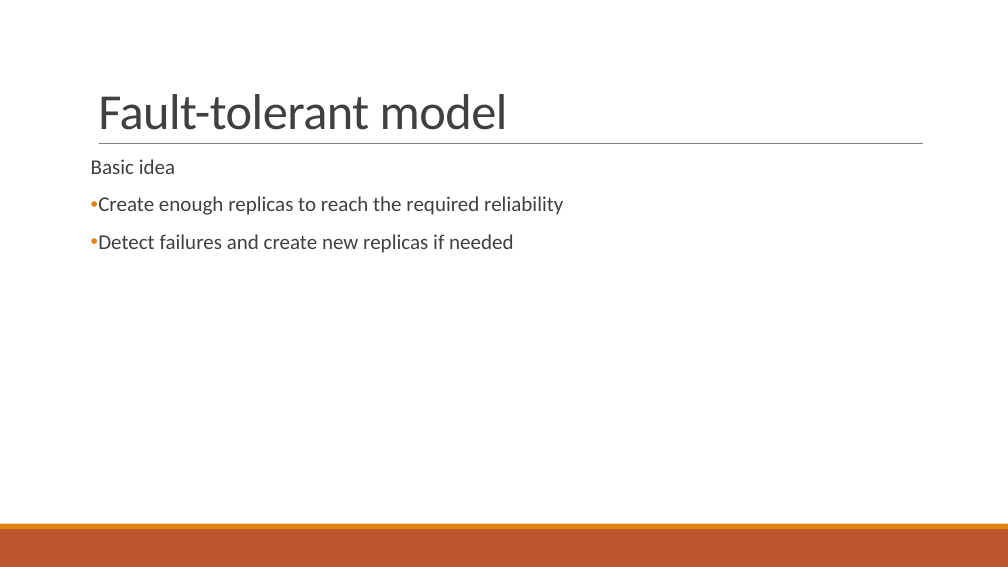
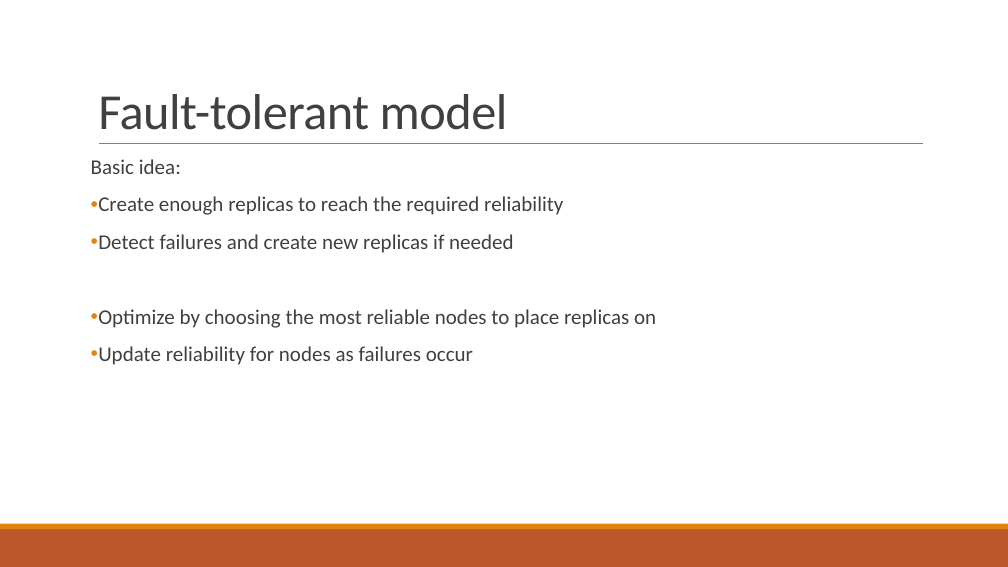
Before and after one commit to PStahl/master_thesis, a slide deck: slide 11 of presentation/presentation.pptx. Drawn at 1008x567 pixels with LibreOffice and Linux fonts; fonts in the diff are those of the drawing. Boxes give left, top, right and bottom in pixels: in the first picture for what was removed or moved away, otherwise in the second. Text is boxed around its words. In the diff, an @@ line names an element or a change of style, - is before the commit and + after.

```diff
--- a/presentation/presentation.pptx
+++ b/presentation/presentation.pptx
@@ text at (91,159,181,174): text changed @@
-Basic idea
+Basic idea:
@@ text at (98,309,656,365): paragraphs added @@
+• Optimize by choosing the most reliable nodes to place replicas on
+• Update reliability for nodes as failures occur
```
Also in this commit, not shown: 2 other slides changed.
